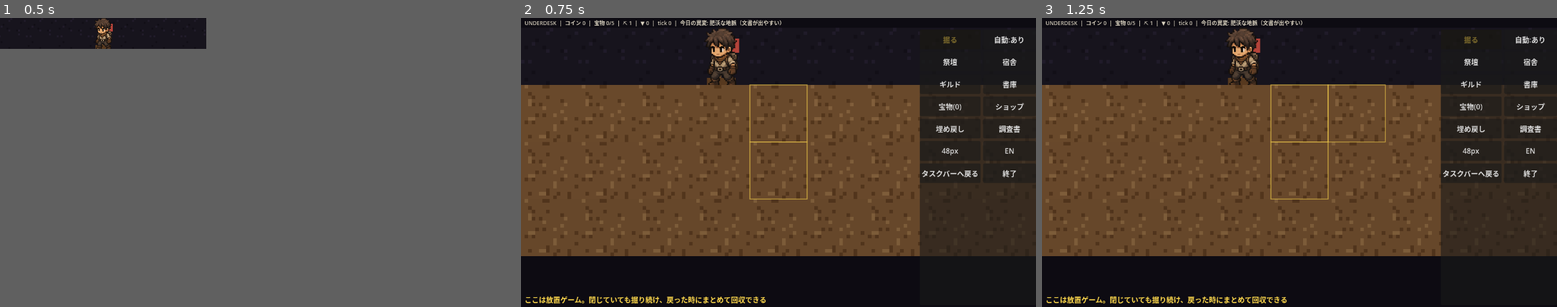
Above: before the commit, frames 1-3 (left to right).
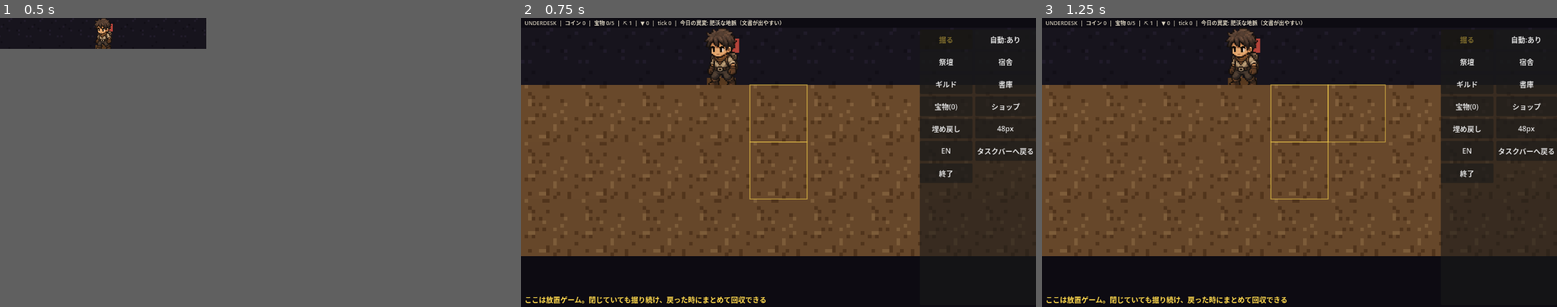
Above: after the commit, the same moments.

Repository: jinsei0604/UnderDesk
Game: Godot game, scene res://src/ui/main.tscn
Two runs of this game, one before a commit and one after it. Both use one fixed random seed, a clock stepped at 60 frames per second and the inputs below.
Inputs (mouse positions are in pixels of both pictures, inside the frame that each line leads up to):
- Up to frame 1 (0.5 s): no input
- Up to frame 2 (0.75 s): tap Enter at 0.5 s; drag from (624, 32) to (644, 26) at 0.52 s
- Up to frame 3 (1.25 s): no input

Frame 1 is identical in both runs. In frame 2, 1.1% of the frame differs, in the area x 77-100%, y 6-56%; in frame 3, 1.1%.

Commit message:
Remove the survey card feature (user decision: no audience before Steam launch)

Diff:
--- a/data/anomalies/gold_dust.json
+++ b/data/anomalies/gold_dust.json
@@ -1,6 +1,5 @@
 {
 	"id": "gold_dust",
 	"name_key": "ANOMALY_GOLD_DUST",
-	"effect": "gold_per_dig",
-	"card_color": "#3a2f10"
+	"effect": "gold_per_dig"
 }
--- a/data/anomalies/lush_vein.json
+++ b/data/anomalies/lush_vein.json
@@ -1,6 +1,5 @@
 {
 	"id": "lush_vein",
 	"name_key": "ANOMALY_LUSH_VEIN",
-	"effect": "doc_chance_add",
-	"card_color": "#16301c"
+	"effect": "doc_chance_add"
 }
--- a/data/anomalies/soft_earth.json
+++ b/data/anomalies/soft_earth.json
@@ -1,6 +1,5 @@
 {
 	"id": "soft_earth",
 	"name_key": "ANOMALY_SOFT_EARTH",
-	"effect": "dig_power_add",
-	"card_color": "#33230f"
+	"effect": "dig_power_add"
 }
--- a/locale/en.csv
+++ b/locale/en.csv
@@ -41,10 +41,6 @@
 UI_PRESTIGE_INFO,Current depth %d / Burying grants +%d crystals / Crystals held: %d
 UI_PRESTIGE_CONFIRM,"Bury this shaft and dig anew? (The archive, treasures, crystals, and permanent upgrades remain.)"
 UI_CRYSTALS,Crystals
-UI_CARD,Survey Card
-UI_CARD_SAVED,Geological survey card saved
-UI_OPEN_FOLDER,Open Folder
-CARD_TITLE,GEOLOGICAL SURVEY REPORT
 PRESTIGE_PICKAXE,Deep Digging Lore
 PRESTIGE_PICKAXE_DESC,Permanent: dig power +1
 PRESTIGE_START,Stockpile Vault
@@ -90,8 +86,6 @@
 "TUT_HINT_1","This is an idle game. It keeps digging while you work — come back whenever."
 "TUT_HINT_2","Click the strip to open the big window and cash in everything dug up."
 "TUT_HINT_3","Unearthed documents advance the story. Keep collecting — companions will join."
-"UI_CARD_COPIED","Also copied to the clipboard — paste it anywhere."
-CARD_STAMP,SURVEYED
 UI_ACHIEVEMENT,Achievement unlocked: %s
 ACH_FIRST_DOC,First Page
 ACH_FIRST_DOC_DESC,Unearth your first document
--- a/locale/ja.csv
+++ b/locale/ja.csv
@@ -41,10 +41,6 @@
 UI_PRESTIGE_INFO,現在の深度 ▼%d ／ 埋め戻しで結晶 +%d ／ 保有結晶 %d
 UI_PRESTIGE_CONFIRM,坑道を埋め戻して最初から掘り直す？（書庫・宝物・結晶・恒久強化は残る）
 UI_CRYSTALS,結晶
-UI_CARD,調査書
-UI_CARD_SAVED,地質調査書を保存した
-UI_OPEN_FOLDER,フォルダを開く
-CARD_TITLE,地質調査書
 PRESTIGE_PICKAXE,深掘りの心得
 PRESTIGE_PICKAXE_DESC,恒久: 掘削力+1
 PRESTIGE_START,備蓄庫
@@ -90,8 +86,6 @@
 TUT_HINT_1,ここは放置ゲーム。閉じていても掘り続け、戻った時にまとめて回収できる
 TUT_HINT_2,小窓をクリックすると大画面が開き、掘った資源をコインに換金できる
 TUT_HINT_3,文書が出土すると物語が進む。集めれば、やがて仲間が加わる
-UI_CARD_COPIED,クリップボードにもコピーした（そのままSNSに貼れる）
-CARD_STAMP,調査済
 UI_ACHIEVEMENT,実績解除: %s
 ACH_FIRST_DOC,最初の一枚
 ACH_FIRST_DOC_DESC,文書を1編発掘する
--- a/src/daily/survey_card.gd
+++ /dev/null
@@ -1,109 +0,0 @@
-class_name UDSurveyCard
-extends RefCounted
-## §5.4 share card: renders a retro survey-report styled Control that
-## the UI captures into a PNG under user://cards/ and copies to the
-## clipboard. The paper is tinted per anomaly (data/anomalies card_color)
-## so regulars can tell at a glance which day a screenshot came from.
-
-const CARD_SIZE := Vector2i(640, 360)
-const CARDS_DIR: String = "user://cards"
-
-const COLOR_PAPER := Color(0.13, 0.11, 0.09)
-const COLOR_BORDER := Color(0.72, 0.6, 0.35)
-const COLOR_TITLE := Color(0.9, 0.78, 0.5)
-const COLOR_TEXT := Color(0.85, 0.8, 0.7)
-const COLOR_FOOTER := Color(0.55, 0.5, 0.4)
-const COLOR_STAMP := Color(0.75, 0.3, 0.25, 0.85)
-## How strongly the anomaly color soaks into the paper.
-const TINT_BLEND: float = 0.35
-const STAMP_ROTATION: float = -0.12
-
-
-static func save_path_for(date_key: String) -> String:
-	return "%s/card_%s.png" % [CARDS_DIR, date_key]
-
-
-## Paper color for the day: the base parchment lightly stained with the
-## anomaly's card_color (empty string keeps the plain paper).
-static func paper_color(card_color: String) -> Color:
-	if card_color == "":
-		return COLOR_PAPER
-	return COLOR_PAPER.lerp(Color.from_string(card_color, COLOR_PAPER), TINT_BLEND)
-
-
-## data keys: date_key, anomaly_name, depth, coins, minions, docs,
-## docs_total, card_color, crystals, items, items_total, resets
-static func build_card(data: Dictionary, locale: UDLocale) -> Control:
-	var root := Panel.new()
-	root.custom_minimum_size = Vector2(CARD_SIZE)
-	root.size = Vector2(CARD_SIZE)
-	var style := StyleBoxFlat.new()
-	style.bg_color = paper_color(str(data.get("card_color", "")))
-	style.border_color = COLOR_BORDER
-	style.set_border_width_all(3)
-	style.set_content_margin_all(24)
-	root.add_theme_stylebox_override("panel", style)
-
-	var box := VBoxContainer.new()
-	box.set_anchors_preset(Control.PRESET_FULL_RECT)
-	box.offset_left = 24
-	box.offset_top = 18
-	box.offset_right = -24
-	box.offset_bottom = -18
-	box.add_theme_constant_override("separation", 8)
-	root.add_child(box)
-
-	box.add_child(_label(locale.text("CARD_TITLE"), 28, COLOR_TITLE))
-	box.add_child(_label(str(data.get("date_key", "")), 14, COLOR_FOOTER))
-	box.add_child(HSeparator.new())
-	box.add_child(_label(
-		"%s: %s" % [locale.text("UI_DAILY"), str(data.get("anomaly_name", "-"))],
-		18, COLOR_TEXT
-	))
-	var stats := "▼ %d    $ %d    ⛏ %d" % [
-		int(data.get("depth", 0)), int(data.get("coins", 0)),
-		int(data.get("minions", 0)),
-	]
-	if int(data.get("crystals", 0)) > 0 or int(data.get("resets", 0)) > 0:
-		stats += "    ◆ %d" % int(data.get("crystals", 0))
-	box.add_child(_label(stats, 22, COLOR_TEXT))
-	var progress := "%s %d/%d" % [
-		locale.text("UI_ARCHIVE"),
-		int(data.get("docs", 0)), int(data.get("docs_total", 0)),
-	]
-	if int(data.get("items_total", 0)) > 0:
-		progress += "    %s %d/%d" % [
-			locale.text("UI_TREASURES"),
-			int(data.get("items", 0)), int(data.get("items_total", 0)),
-		]
-	box.add_child(_label(progress, 18, COLOR_TEXT))
-	var footer := _label("UNDERDESK", 12, COLOR_FOOTER)
-	footer.size_flags_vertical = Control.SIZE_EXPAND | Control.SIZE_SHRINK_END
-	box.add_child(footer)
-
-	root.add_child(_stamp(locale.text("CARD_STAMP")))
-	return root
-
-
-## A slightly crooked inspection stamp in the top-right corner: the small
-## imperfection that sells the retro paperwork look.
-static func _stamp(text: String) -> Control:
-	var stamp := PanelContainer.new()
-	var style := StyleBoxFlat.new()
-	style.bg_color = Color.TRANSPARENT
-	style.border_color = COLOR_STAMP
-	style.set_border_width_all(2)
-	style.set_content_margin_all(6)
-	stamp.add_theme_stylebox_override("panel", style)
-	stamp.position = Vector2(CARD_SIZE.x - 150, 26)
-	stamp.rotation = STAMP_ROTATION
-	stamp.add_child(_label(text, 18, COLOR_STAMP))
-	return stamp
-
-
-static func _label(text: String, font_size: int, color: Color) -> Label:
-	var label := Label.new()
-	label.text = text
-	label.add_theme_font_size_override("font_size", font_size)
-	label.add_theme_color_override("font_color", color)
-	return label
--- a/src/ui/main.gd
+++ b/src/ui/main.gd
@@ -112,8 +112,6 @@
 var _bury_button: Button
 var _bury_confirm: ConfirmationDialog
 var _prestige_good_ids: Array[String] = []
-var _card_button: Button
-var _card_dialog: AcceptDialog
 var _altar_dialog: UDCardDialog
 var _guild_dialog: UDCardDialog
 ## Auto-picked consumption plan for the selected guild exchange target.
@@ -735,8 +733,6 @@
 	grid.add_child(_shop_button)
 	_prestige_button = _make_button("", _open_prestige)
 	grid.add_child(_prestige_button)
-	_card_button = _make_button("", _generate_survey_card)
-	grid.add_child(_card_button)
 	_height_button = _make_button("", _cycle_height)
 	grid.add_child(_height_button)
 	_locale_button = _make_button("", _toggle_locale)
@@ -814,7 +810,6 @@
 	_prestige_button.text = locale.text("UI_PRESTIGE")
 	_perma_buy_button.text = locale.text("UI_BUY")
 	_bury_button.text = locale.text("UI_PRESTIGE_DO")
-	_card_button.text = locale.text("UI_CARD")
 	_locale_button.text = _next_locale_code().to_upper()
 	_quit_button.text = locale.text("UI_QUIT")
 	_refresh_archive_button()
@@ -1312,61 +1307,6 @@
 	_populate_prestige()
 	_refresh_button_texts()
 	queue_redraw()
-
-
-## Renders today's survey card offscreen and saves it as a PNG (§5.4).
-func _generate_survey_card() -> void:
-	if settings.resident_mode:
-		_expand()
-	var anomaly_name := "-"
-	var card_color := ""
-	if sim.daily_anomaly_id != "" and _anomaly_by_id.has(sim.daily_anomaly_id):
-		var anomaly: Dictionary = _anomaly_by_id[sim.daily_anomaly_id]
-		anomaly_name = locale.text(anomaly["name_key"])
-		card_color = str(anomaly.get("card_color", ""))
-	var data := {
-		"date_key": sim.daily_date_key,
-		"anomaly_name": anomaly_name,
-		"card_color": card_color,
-		"depth": sim.deepest_air_row(),
-		"coins": int(sim.inventory[UD.RES_GOLD]),
-		"minions": sim.minions.size(),
-		"docs": sim.discovered_documents.size(),
-		"docs_total": doc_db.count(),
-		"crystals": sim.crystals,
-		"resets": sim.resets,
-		"items": sim.distinct_items(),
-		"items_total": item_db.all_ids().size(),
-	}
-	var viewport := SubViewport.new()
-	viewport.size = UDSurveyCard.CARD_SIZE
-	viewport.render_target_update_mode = SubViewport.UPDATE_ONCE
-	viewport.add_child(UDSurveyCard.build_card(data, locale))
-	add_child(viewport)
-	await RenderingServer.frame_post_draw
-	var image := viewport.get_texture().get_image()
-	viewport.queue_free()
-	DirAccess.make_dir_recursive_absolute(UDSurveyCard.CARDS_DIR)
-	var path := UDSurveyCard.save_path_for(sim.daily_date_key)
-	image.save_png(path)
-	# One click saves AND copies (§5.4): paste straight into SNS.
-	var copied := UDClipboard.copy_image(ProjectSettings.globalize_path(path))
-	if _card_dialog == null:
-		_card_dialog = AcceptDialog.new()
-		_card_dialog.add_button(locale.text("UI_OPEN_FOLDER"), false, "open_folder")
-		_card_dialog.custom_action.connect(
-			func(_action: StringName) -> void:
-				OS.shell_open(ProjectSettings.globalize_path(UDSurveyCard.CARDS_DIR))
-		)
-		add_child(_card_dialog)
-	_card_dialog.title = locale.text("UI_CARD")
-	var saved_line := locale.text("UI_CARD_SAVED")
-	if copied:
-		saved_line += "\n" + locale.text("UI_CARD_COPIED")
-	_card_dialog.dialog_text = "%s\n%s" % [
-		saved_line, ProjectSettings.globalize_path(path),
-	]
-	_card_dialog.popup_centered()
 
 
 ## Two-level archive (user request 2026-07-12): the shelf shows one card
--- a/src/window/clipboard.gd
+++ /dev/null
@@ -1,18 +0,0 @@
-class_name UDClipboard
-extends RefCounted
-## OS-side clipboard helper (§12: OS dependencies live in src/window/).
-## Godot's DisplayServer can only put TEXT on the clipboard, so image
-## copy goes through the platform shell. Fire-and-forget: if it fails,
-## the user still has the PNG saved on disk.
-
-
-static func copy_image(absolute_path: String) -> bool:
-	if OS.get_name() != "Windows":
-		return false
-	var script := "Add-Type -AssemblyName System.Windows.Forms; " \
-		+ "Add-Type -AssemblyName System.Drawing; " \
-		+ ("$img = [System.Drawing.Image]::FromFile('%s'); " % absolute_path) \
-		+ "[System.Windows.Forms.Clipboard]::SetImage($img); $img.Dispose()"
-	return OS.create_process("powershell", [
-		"-NoProfile", "-STA", "-WindowStyle", "Hidden", "-Command", script,
-	]) > 0
--- a/tests/core/test_foundation.gd
+++ b/tests/core/test_foundation.gd
@@ -1,5 +1,5 @@
 extends GutTest
-## Foundation pieces: art naming convention and survey card assembly.
+## Foundation pieces: art naming convention and dialog icon fallback.
 
 
 func test_art_library_loads_shipped_art_and_falls_back() -> void:
@@ -36,40 +36,6 @@
 	assert_eq(lib.minion_key(7), "minion_1", "variants wrap at %d" % UDArtLibrary.MINION_VARIANTS)
 
 
-func test_survey_card_paths_and_build() -> void:
-	assert_eq(UDSurveyCard.save_path_for("2026-07-11"), "user://cards/card_2026-07-11.png")
-	var locale := UDLocale.load_locale("ja")
-	var card := UDSurveyCard.build_card({
-		"date_key": "2026-07-11",
-		"anomaly_name": "テスト異変",
-		"depth": 14,
-		"coins": 320,
-		"minions": 4,
-		"docs": 6,
-		"docs_total": 13,
-	}, locale)
-	assert_not_null(card)
-	assert_eq(card.size, Vector2(UDSurveyCard.CARD_SIZE))
-	assert_gt(card.get_child_count(), 0)
-	card.free()
-
-
-func test_survey_card_paper_tint() -> void:
-	assert_eq(UDSurveyCard.paper_color(""), UDSurveyCard.COLOR_PAPER,
-		"no anomaly color keeps plain paper")
-	var tinted := UDSurveyCard.paper_color("#16301c")
-	assert_ne(tinted, UDSurveyCard.COLOR_PAPER, "anomaly color stains the paper")
-	assert_eq(UDSurveyCard.paper_color("not-a-color"), UDSurveyCard.COLOR_PAPER,
-		"garbage color falls back to plain paper")
-
-
-func test_survey_card_stamp_translates() -> void:
-	for code: String in UD.SUPPORTED_LOCALES:
-		var locale := UDLocale.load_locale(code)
-		assert_ne(locale.text("CARD_STAMP"), "CARD_STAMP")
-		assert_ne(locale.text("UI_CARD_COPIED"), "UI_CARD_COPIED")
-
-
 func test_placeholder_icons_fall_back_when_no_real_art() -> void:
 	var lib := UDArtLibrary.load_default([])
 	# No item/shop/prestige/doc art is shipped yet: every dialog icon
@@ -101,13 +67,3 @@
 	# to prove the new item/shop/prestige/doc id params get probed.
 	var lib := UDArtLibrary.load_default(["dorm"], ["old_lantern"])
 	assert_false(lib.has_art("item_old_lantern"), "no item art shipped yet")
-
-
-func test_anomaly_card_colors_are_valid() -> void:
-	for def: Variant in UDDataLoader.load_json_dir("res://data/anomalies"):
-		var anomaly := def as Dictionary
-		var color := str(anomaly.get("card_color", ""))
-		if color == "":
-			continue
-		assert_true(Color.html_is_valid(color),
-			"%s card_color %s parses" % [anomaly["id"], color])
Binary file changed: locale/en.text.translation
Binary file changed: locale/ja.text.translation
Not shown, removed: src/daily/survey_card.gd.uid
Not shown, removed: src/window/clipboard.gd.uid
Not shown, changed: CLAUDE.md
